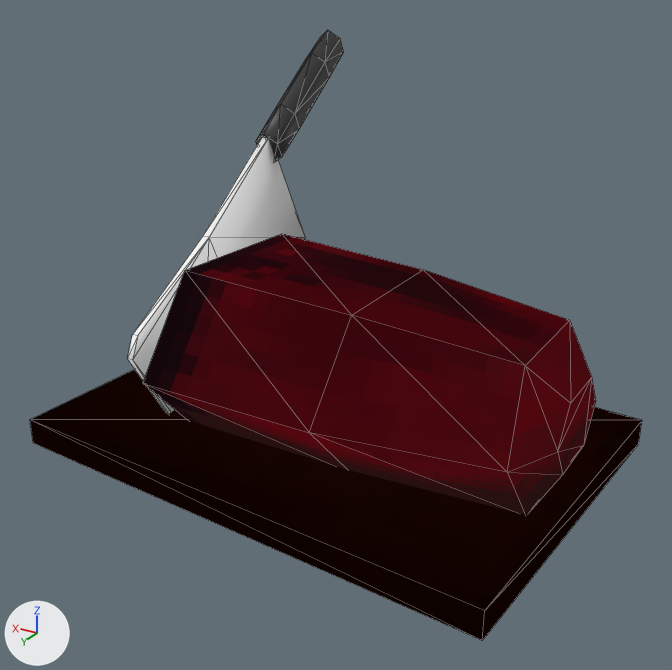
An edit to the glTF model Models/Environment/MeatTable.glb, drawn before and after from the same camera.
Rendered twice from a 50 mm camera at (-0.515, 0.84, 0.545) aimed at (-0.011, 0.001, 0.126). Arrows for +X, +Y and +Z are at lower left; the lights stay in place. Mesh edges are drawn as thin lines. Where no turn or scale is listed for an object, it has been applied to the vertices.

Before the edit, the objects in view are built like this:
```python
ob_meatcleaver = bpy.data.objects.new('MeatCleaver', me_cube_014)
ob_meatcleaver.location = (0.0, 0.0, 0.0)
ob_meattable = bpy.data.objects.new('MeatTable', me_cube_012)
ob_meattable.location = (0.0, 0.0, 0.0)
```
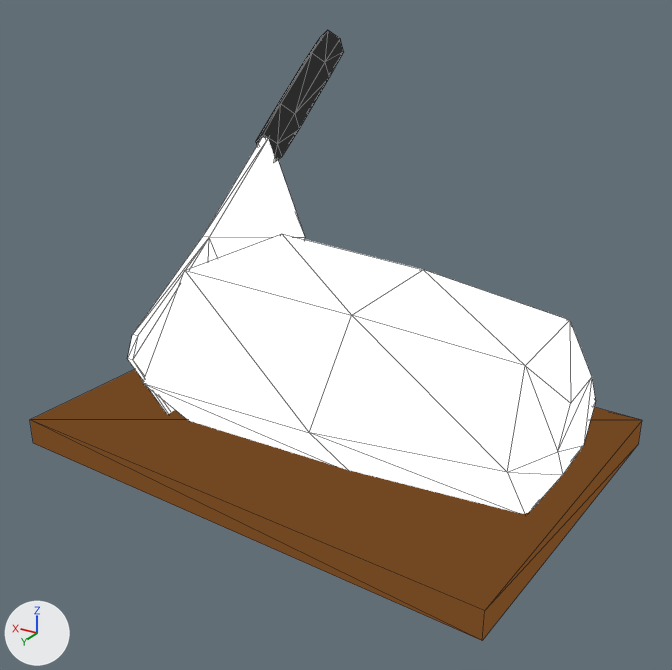
Pixel boxes (x1, y1, x2, y2) of what changed, in the pictures (672 x 670 px):
'MeatTable', surface changed
    both: (30, 234, 642, 641)
'MeatCleaver', recoloured
    both: (128, 30, 344, 414)

What changed in the scene script:
```text
Change mat_table:
    remove n5 = _N.new('ShaderNodeMix'); n5.name = 'Mix'
    remove n5.data_type = 'RGBA'
    remove n5.blend_type = 'MULTIPLY'
    remove n5.inputs[0].default_value = 1.0  # 'Factor'
    remove n7 = _N.new('ShaderNodeTexImage'); n7.name = 'Image Texture'
    remove n7.image = img_environment_color
    remove n7.interpolation = 'Closest'
    where n0 = _N.new('ShaderNodeEmission'); n0.name = 'Emission'
    where n6 = _N.new('ShaderNodeVertexColor'); n6.name = 'Color Attribute'
    remove _L.new(n5.outputs[2], n0.inputs[0])  # 'Result' to 'Color'
    remove _L.new(n6.outputs[0], n5.inputs[7])  # 'Color' to 'B'
    remove _L.new(n7.outputs[0], n5.inputs[6])  # 'Color' to 'A'
    add _L.new(n6.outputs[0], n0.inputs[0])  # 'Color' to 'Color'
Add mat_utensils:
    mat_utensils = bpy.data.materials.new('Utensils')
    # nodes: BsdfTransparent, Emission, LightPath, MixShader, OutputMaterial, VertexColor
Change me_cube_014:
    where me_cube_014.from_pydata(...)  # 37 vertices, 66 faces; spans x 0.137..0.207, y -0.336..0.176, z -0.041..0.425
    remove me_cube_014.materials.append(mat_defaultmaterial)
    add me_cube_014.materials.append(mat_utensils)
```
